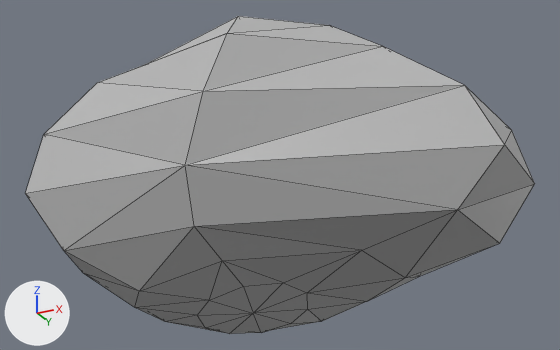
Before and after pictures for a commit that changed the FBX model SengokuExpress/Assets/Art/Meshes/Environmet/env_rock_mesh_03.fbx.
Both versions are drawn from a camera (50 mm lens) standing at (7.39, -3.83, -1.25) and looking at (5.52, -0.08, 0.44). Every picture has the same lights, and +X, +Y and +Z are marked at lower left. Mesh edges are drawn as thin lines. Where no turn or scale is listed for an object, it has been applied to the vertices.

Objects in the first picture: 'Rock3'.
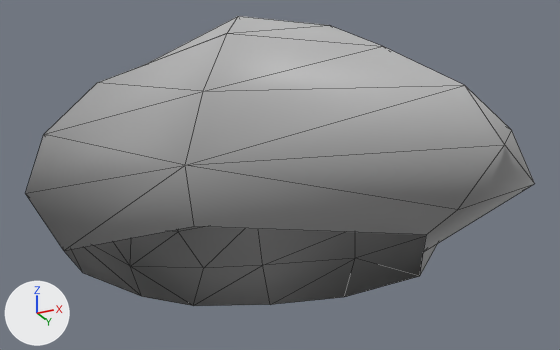
The newer file is also turned or shifted as a whole; pictures and numbers use the older file's frame.

Edits to the scene script, one JSON object a line:
```json
{"block": "me_mesh", "where": "# used by ob_rock3; location = (5.309, 0.0, 0.487)"}
{"op": "remove", "block": "me_mesh", "code": "me_mesh.from_pydata(...)  # 92 vertices, 180 faces; spans x -1.25..1.6, y -1.08..0.86, z -0.88..0.85"}
{"op": "add", "block": "me_mesh", "code": "me_mesh.from_pydata(...)  # 72 vertices, 130 faces; spans x -1.25..1.6, y -1.08..0.86, z -0.62..0.85"}
{"block": "me_mesh", "change": "me_mesh part 1"}
{"block": "me_mesh", "change": "22 vertices are removed from x -0.61..1.4, y -0.6..0.54, z -0.88..-0.6"}
{"block": "me_mesh", "change": "54 faces are deleted"}
{"block": "me_mesh", "change": "2 vertices are added at (1.13, -0.36, -0.62), (1.02, -0.05, -0.61)"}
{"block": "me_mesh", "change": "4 new faces join them"}
{"block": "me_mesh", "change": "me_mesh part 2: the surface is now shaded smooth"}
```

Pixel boxes (x1, y1, x2, y2) of what changed, in the pictures (560 x 350 px):
```json
{"object": "Rock3", "change": "reshaped", "before": [25, 16, 535, 334], "after": [25, 16, 535, 306], "on screen": "9% shorter"}
{"part": 1, "of": "me_mesh", "change": "cut back", "before": [64, 165, 534, 334], "after": [185, 165, 533, 275]}
```
